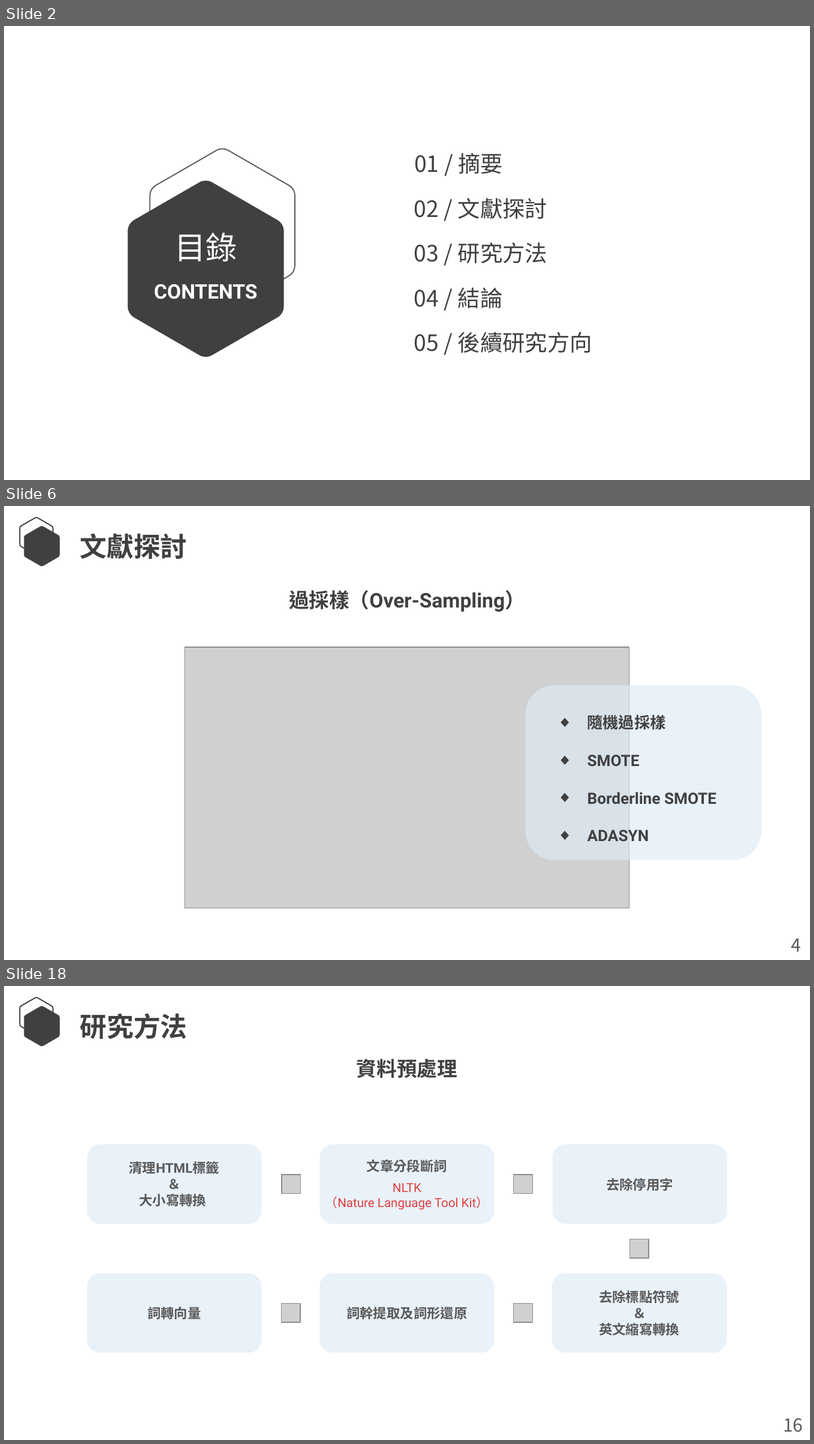
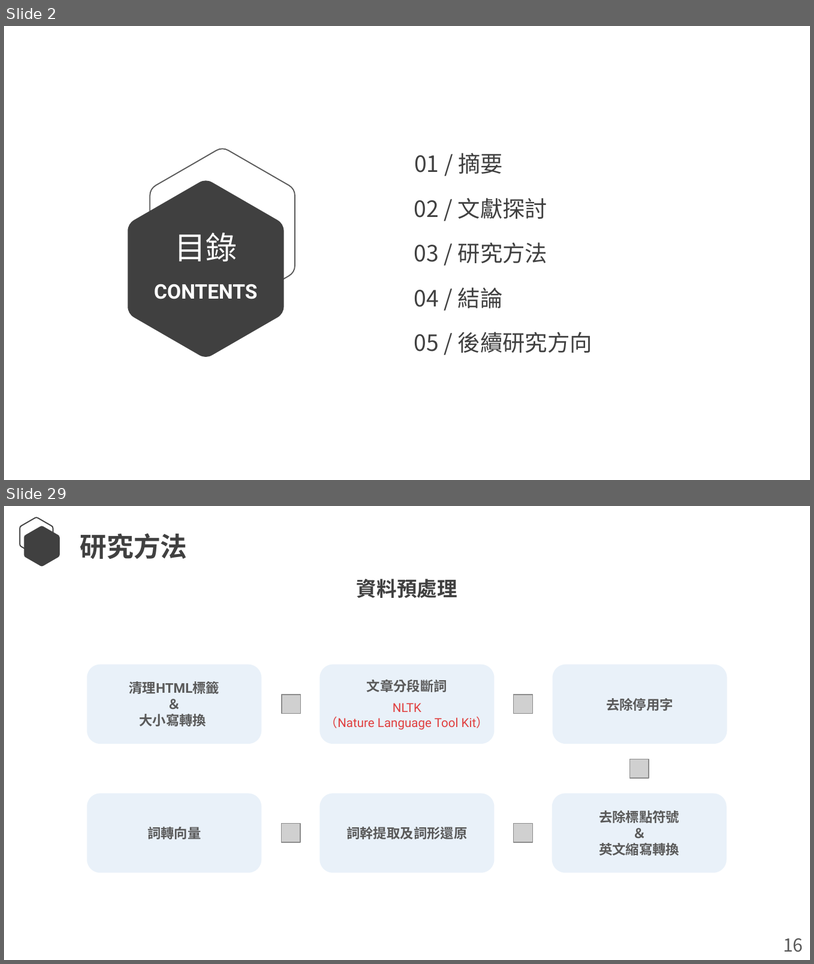
Before and after one commit to Lcwei-0708/lcwei-0708.github.io, a slide deck: data/paper/深度神經網路於中文斷詞之研究/深度神經網路於中文斷詞之研究.pptx. Shown one above the other, each under a label of ours: slides 2, 6 and 18 before the commit, slides 2 and 29 after it; the slides between them are not shown. The pictures are 814x1444 and 814x964 pixels, drawn with LibreOffice and Linux fonts; fonts in the diff are those of the drawing; grey boxes stand for pictures. Boxes give left, top, right and bottom in pixels: in the first picture for what was removed or moved away, otherwise in the second. Text is boxed around its words. In the diff, an @@ line names an element or a change of style, - is before the commit and + after.

```diff
--- a/data/paper/深度神經網路於中文斷詞之研究/深度神經網路於中文斷詞之研究.pptx
+++ b/data/paper/深度神經網路於中文斷詞之研究/深度神經網路於中文斷詞之研究.pptx
@@ slide 6 removed at [4,506,810,960], background #FFFFFF @@
@@ freeform shape removed at [20,517,53,555] @@
@@ freeform shape removed at [24,526,60,567] @@
@@ text removed at [80,533,187,559] @@
-文獻探討
@@ text removed at [289,590,525,612] @@
-過採樣（Over-Sampling）
@@ picture removed at [185,647,629,907] @@
@@ rounded rectangle removed at [526,685,762,860] @@
@@ text removed at [588,715,717,841] @@
-◆ 隨機過採樣
-◆ SMOTE
-◆ Borderline SMOTE
-◆ ADASYN
@@ text removed at [791,938,801,951] @@
-4
@@ what was slide 18 is now slide 29 @@
```
Also in this commit, not shown: 2 slides changed, 24 slides added, 12 other slides removed, 1 other file.
